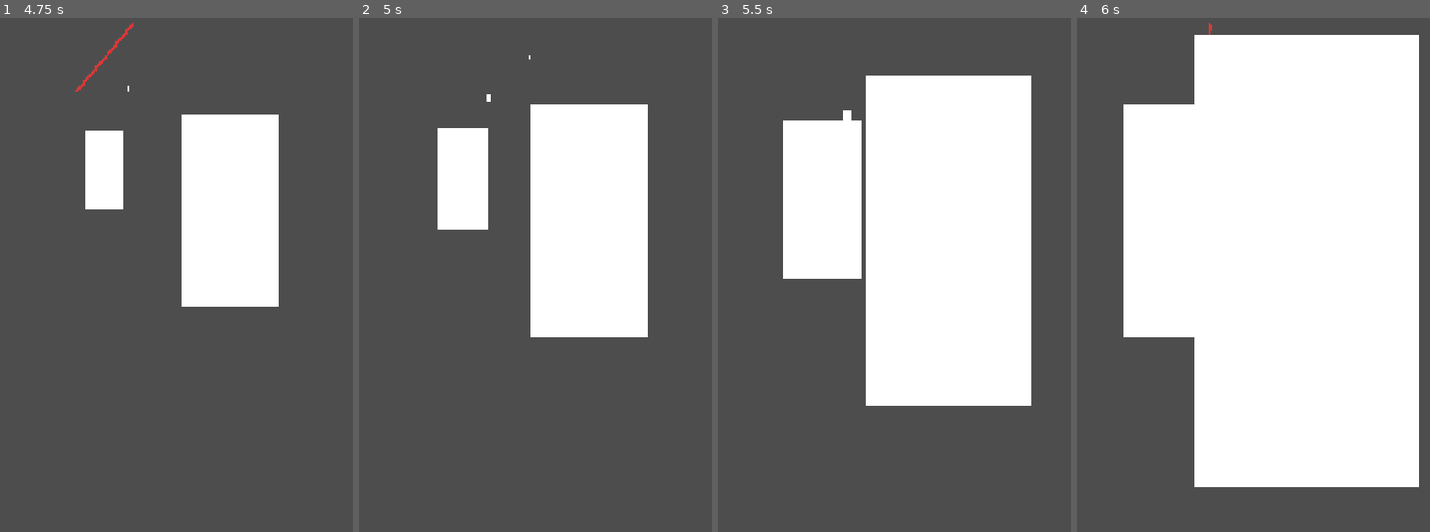
Above: before the commit, frames 1-4 (left to right).
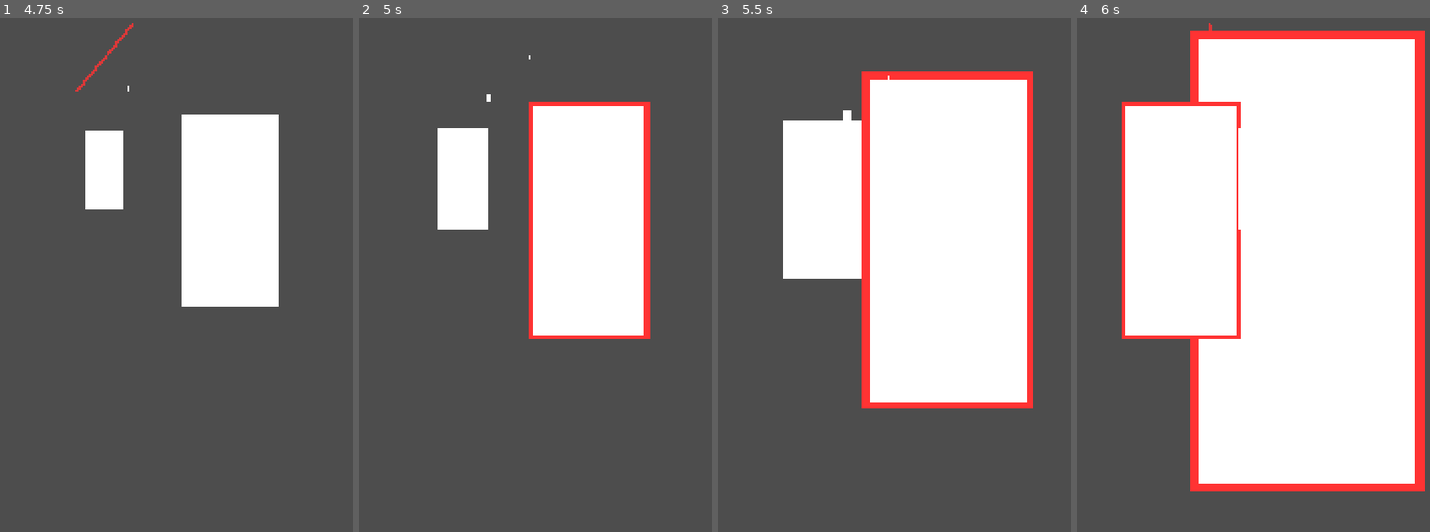
Above: after the commit, the same moments.

Repository: Tom-the-Human/Berserkir-Slice-n-Defend
Game: Godot game, scene res://Core/main.tscn
Same seed, same stepped clock (60 frames per second), same inputs: the game is played once before the commit and once after it.
Inputs (mouse positions are in pixels of both pictures, inside the frame that each line leads up to):
- Up to frame 1 (4.75 s): tap Enter at 0.5 s; move the mouse to (275, 161) at 0.52 s; click (275, 161) at 0.67 s; tap Space at 1.25 s; drag from (112, 228) to (229, 69) at 1.27 s; move the mouse to (229, 43) at 2.02 s; click (229, 43) at 2.17 s; drag from (169, 326) to (102, 89) at 2.77 s; move the mouse to (303, 295) at 3.52 s; click (303, 295) at 3.67 s; drag from (77, 89) to (134, 23) at 4.27 s
- Up to frame 2 (5 s): no input
- Up to frame 3 (5.5 s): move the mouse to (926, 192) at 5.02 s; click (926, 192) at 5.17 s
- Up to frame 4 (6 s): drag from (1211, 23) to (1189, 228) at 5.77 s

Frame 1 is identical in both runs. In frame 2, 1.9% of the frame differs, in the area x 48-83%, y 16-63%; in frame 3, 3.9%; in frame 4, 6.8%, in the area x 12-99%, y 2-93%.

Commit message:
enemy hit zone outline added

Diff:
--- a/Enemy-sys/enemy.gd
+++ b/Enemy-sys/enemy.gd
@@ -10,6 +10,10 @@
 var end_pos : Vector2 # Forground/hit zone
 
 @onready var polygon_node: Polygon2D = $Polygon2D
+
+# hit zone entered outline
+var outline_line: Line2D
+var in_hit_zone := false
 
 # Called when the node enters the scene tree for the first time.
 func _ready() -> void:
@@ -32,6 +36,15 @@
 	position = start_pos
 	scale = Vector2(0.1, 0.1)
 
+	# outline setup
+	outline_line = Line2D.new()
+	outline_line.points = polygon_node.polygon
+	outline_line.closed = true # Automatically connects the last point to the first
+	outline_line.width = 0.0   # Keep it invisible until it reaches the Hit Zone
+	outline_line.default_color = Color(1.5, 0.2, 0.2) # Over-bright red for a subtle glow effect
+	# Add it as a child of the polygon so it perfectly overlaps
+	polygon_node.add_child(outline_line)
+
 # Called every frame. 'delta' is the elapsed time since the previous frame.
 func _process(delta: float) -> void:
 	progress += delta * speed
@@ -40,6 +53,13 @@
 	var perspective_curve := pow(progress, 3)
 	var scale_factor : Variant = lerp(0.1, 10.0, perspective_curve)
 	scale = Vector2(scale_factor, scale_factor)
+
+	if progress >= 0.75 and not in_hit_zone:
+		in_hit_zone = true
+		# debug
+		print("hit zone entered")
+		# change outline_width to make visible
+		outline_line.width = 2.5
 
 	if progress >= 1.0:
 		hit_player()
@@ -73,6 +93,7 @@
 	var col := CollisionPolygon2D.new()
 
 	poly.polygon = scaled_points
+	# try to implement texture later (UV maps)
 	poly.color = Color.DARK_RED
 	col.polygon = scaled_points
 
